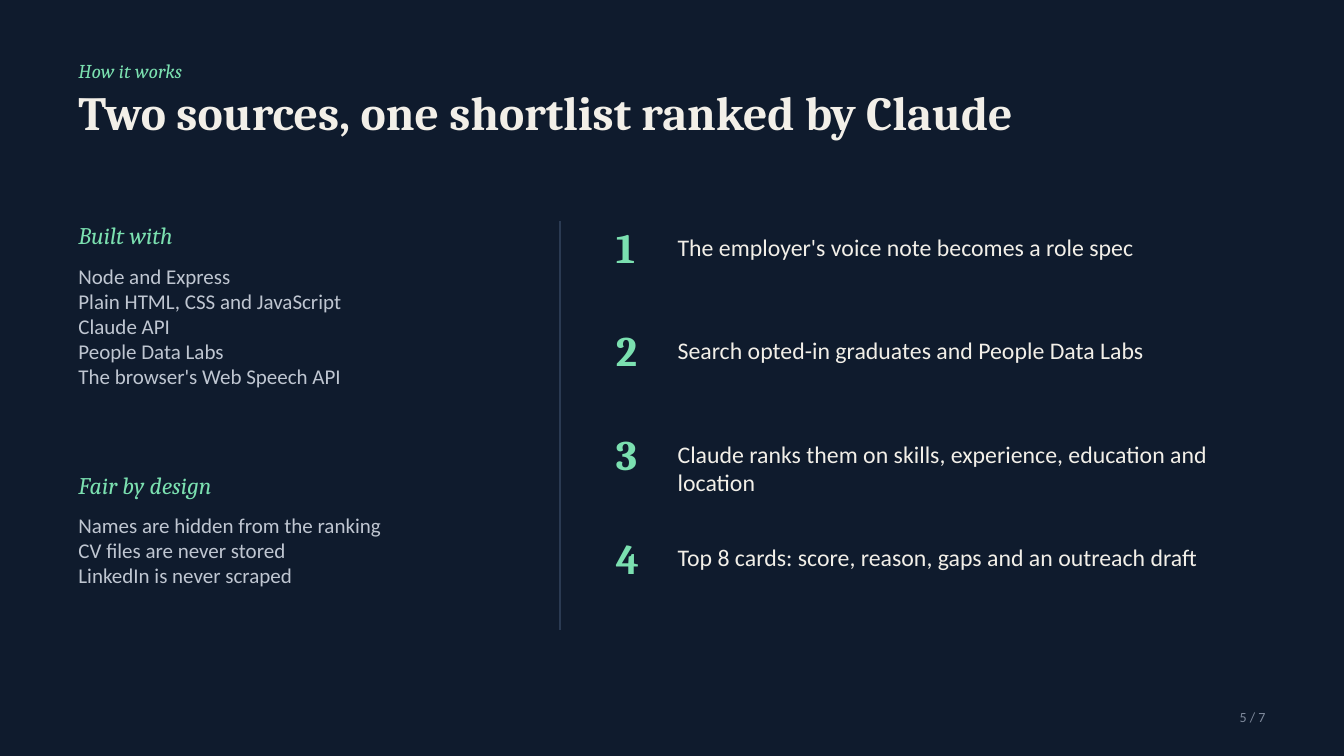
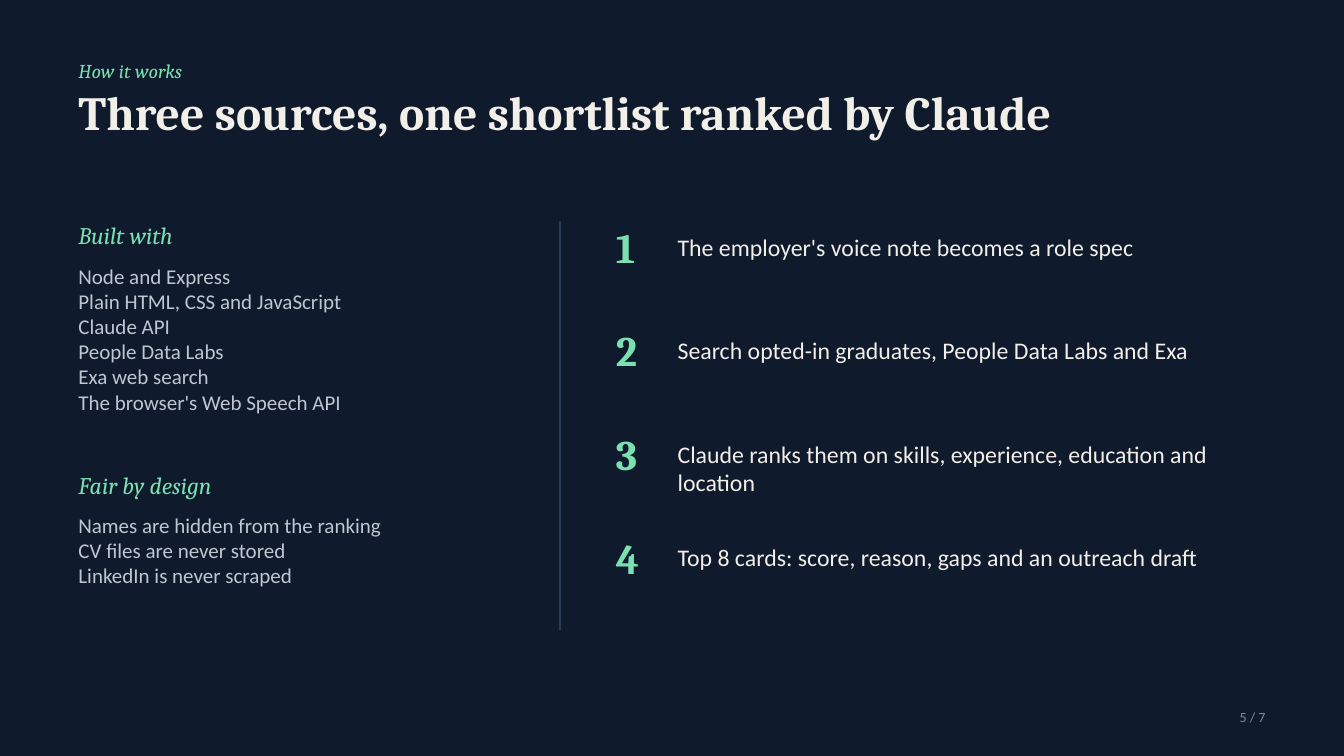
Before and after one commit to OP793/Table7, a slide deck: slide 5 of presentation/Table7-pitch-deck.pptx. Drawn at 1344x756 pixels with LibreOffice and Linux fonts; fonts in the diff are those of the drawing. Boxes give left, top, right and bottom in pixels: in the first picture for what was removed or moved away, otherwise in the second. Text is boxed around its words. In the diff, an @@ line names an element or a change of style, - is before the commit and + after.

```diff
--- a/presentation/Table7-pitch-deck.pptx
+++ b/presentation/Table7-pitch-deck.pptx
@@ title at [78,97,1051,141]: text changed @@
-Two sources, one shortlist ranked by Claude
+Three sources, one shortlist ranked by Claude
@@ text at [678,342,1188,363]: text changed @@
-Search opted-in graduates and People Data Labs
+Search opted-in graduates, People Data Labs and Exa
@@ text at [78,369,209,384]: paragraph added @@
+Exa web search
```
Also in this commit, not shown: 1 other slide changed.
